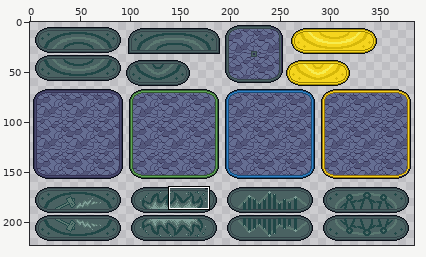
A sprite sheet gets an edit: tilesets/resources_carpet.png. The first picture is a wide view before the edit; the outline marks the close-up.
Close-up. First the earlier version:
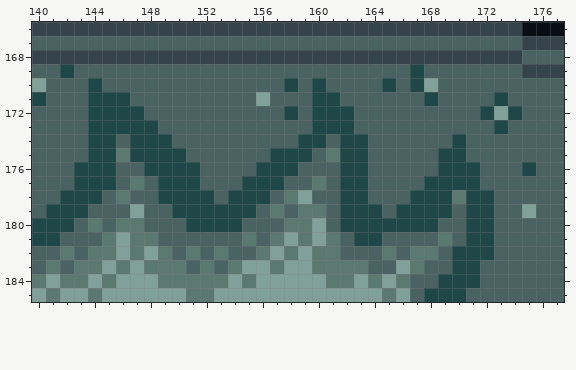
The file is 384x224 pixels. Shown: x 140..177, y 166..185. The wide view leaves out empty margins. The commit also changed other parts of the picture, which this record leaves out.
The result:
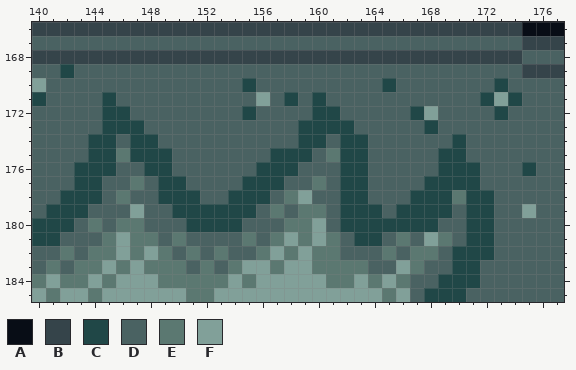
Palette (. is transparent): A #080d16  B #35444a  C #204747  D #4a6262  E #5b7871  F #81a099
Diff:
Colour C replaces colour D in row 170 at x 155 and 173; in row 171 at x 158, 172 and 174; in row 172 at x 155 and 167; in row 173 at x 159 and 168.
Colour C replaces colour F in row 172 at x 173.
Colour D replaces colour C in row 169 at x 167; in row 170 at x 144, 158, 160 and 167; in row 171 at x 144, 146, 161 and 168; in row 172 at x 144, 147, 158, 162, 172 and 174; in row 173 at x 144, 148 and 173; in row 174 at x 149.
Colour D replaces colour C in row 175 at x 150; in row 176 at x 150 to 151; in row 177 at x 145 and 151; in row 178 at x 152.
Colour D replaces colour F in row 170 at x 168.
Colour E replaces colour D in row 181 at x 150 and 166.
Colour F replaces colour C in row 171 at x 173.
Colour F replaces colour D in row 172 at x 168; in row 181 at x 168.
